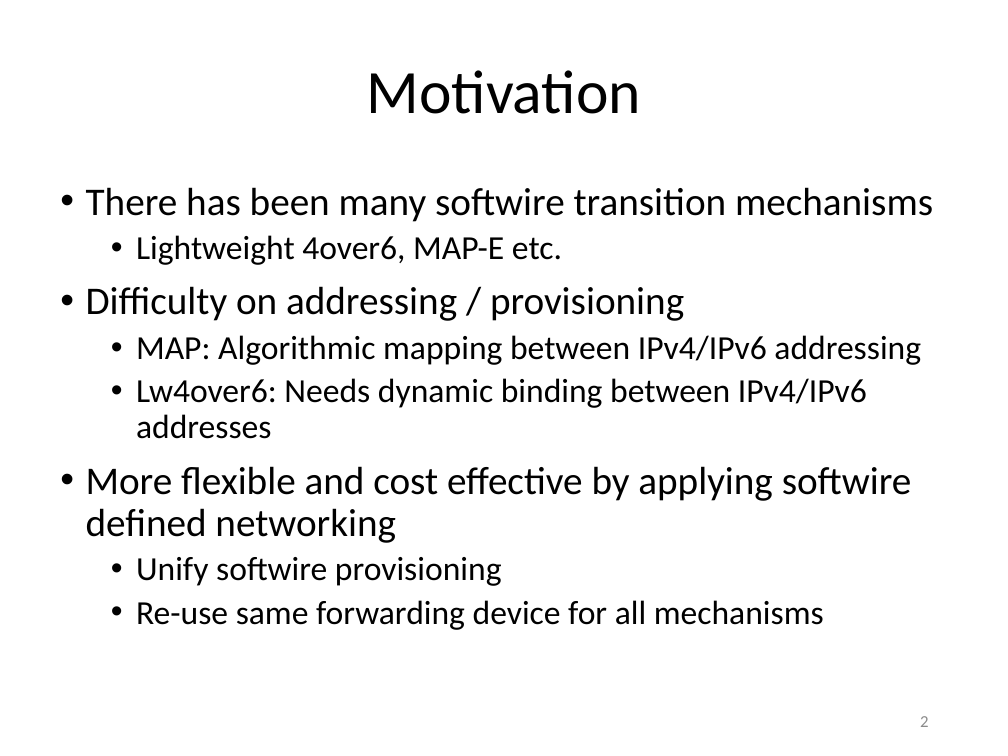
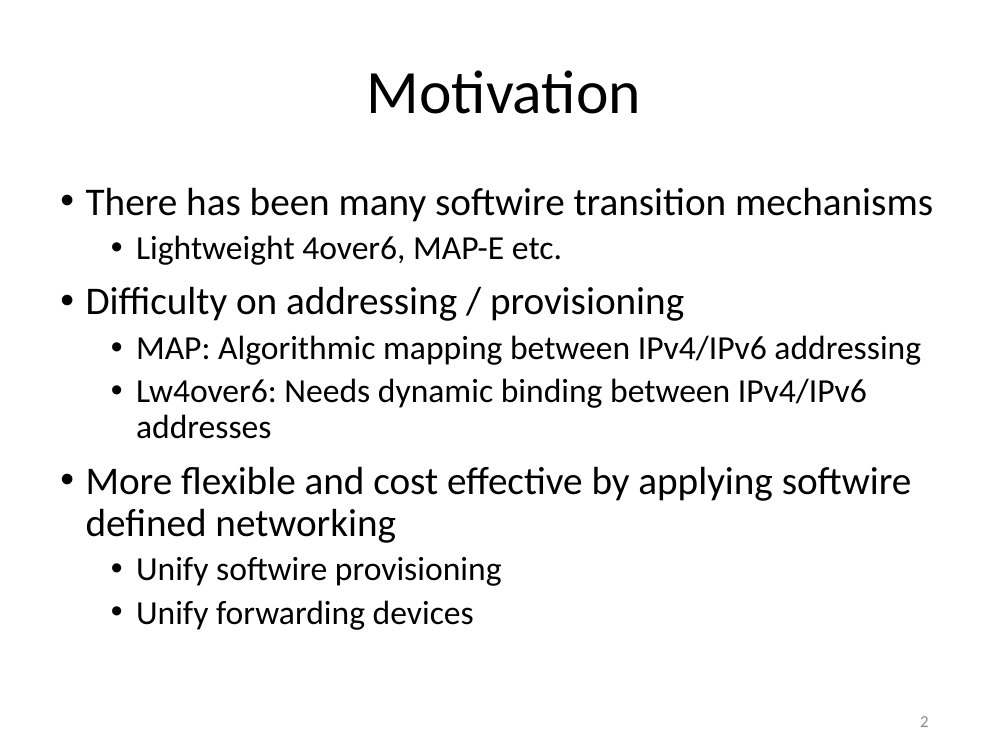
Before and after one commit to gnocuil/draft-sdn, a slide deck: slide 2 of Unified IPv6 Transition Framework With Flow-based Forwarding.pptx. Drawn at 1008x756 pixels with LibreOffice and Linux fonts; fonts in the diff are those of the drawing. Boxes give left, top, right and bottom in pixels: in the first picture for what was removed or moved away, otherwise in the second. Text is boxed around its words. In the diff, an @@ line names an element or a change of style, - is before the commit and + after.

```diff
--- a/Unified IPv6 Transition Framework With Flow-based Forwarding.pptx
+++ b/Unified IPv6 Transition Framework With Flow-based Forwarding.pptx
@@ text at <box>136,600,474,630</box>: text changed @@
-  • Re-use same forwarding device for all mechanisms
+  • Unify forwarding devices
```
Also in this commit, not shown: 7 other slides changed.
